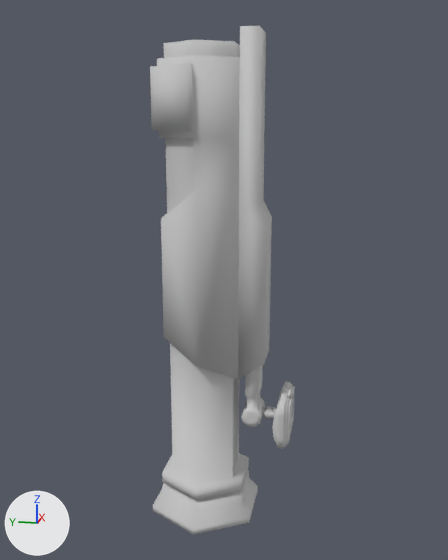
Two versions of the FBX model VERTICAL SLICE V_1.5/Assets/Models/Computer/Computer.FBX, one commit apart.
Camera for both pictures: a 50 mm lens placed at (-10.56, -2.26, 7.09), pointed at (0.03, -0.14, 4.44). Lighting does not change. The marker at lower left points along +X, +Y and +Z. Where no turn or scale is listed for an object, it has been applied to the vertices. Vertices at the same position are counted once.

Names of what the first picture shows: 'Eixo01', 'Eixo02', 'Eixo03', 'Monitor', 'Terminal'.
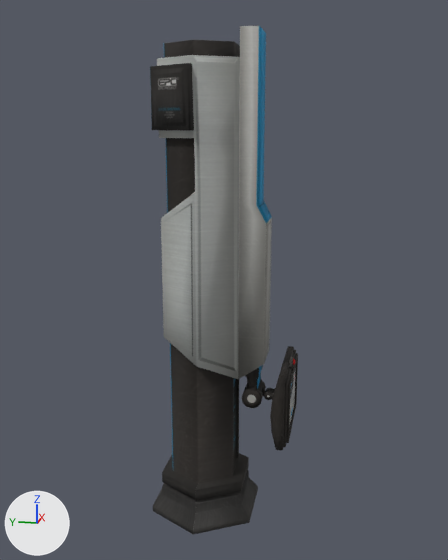
Edits to the bpy script that builds the scene:
```text
Add img_computerdiffusemap_png:
    img_computerdiffusemap_png = load_image('ComputerDiffuseMap.png', '../../Textures/Computer/ComputerDiffuseMap.png', 2048, 2048, 'sRGB')
Add img_computerspecularmap_png:
    img_computerspecularmap_png = load_image('ComputerSpecularMap.png', '../../Textures/Computer/ComputerSpecularMap.png', 2048, 2048, 'Non-Color')
Change mat_computer:
    where n0 = _N.new('ShaderNodeBsdfPrincipled'); n0.name = 'Principled BSDF'
    remove n0.inputs[0].default_value = (0.588, 0.588, 0.588, 1.0)  # 'Base Color', light grey #cacaca
    add n2 = _N.new('ShaderNodeTexImage'); n2.name = 'Image Texture'
    add n2.image = img_computerdiffusemap_png
    add n3 = _N.new('ShaderNodeTexImage'); n3.name = 'Image Texture.001'
    add n3.image = img_computerspecularmap_png
    add _L.new(n2.outputs[0], n0.inputs[0])  # 'Color' to 'Base Color'
    add _L.new(n3.outputs[0], n0.inputs[13])  # 'Color' to 'Specular IOR Level'
Change me_terminal_ncl1_1:
    where me_terminal_ncl1_1.from_pydata(...)  # 192 vertices, 352 faces; spans x -1.08..1.08, y -1.13..0.93, z -4.6..4.04
    used by ob_terminal; location = (0.0, 0.2, 4.58)
    me_terminal_ncl1_1 part 1: the whole mesh is moved by (0.0, 0.1, 0.28)
Add me_monitor01_ncl1_1:
    me_monitor01_ncl1_1.from_pydata(...)  # 426 vertices, 812 faces; spans x -0.88..0.88, y -0.17..0.17, z -0.69..0.69
    me_monitor01_ncl1_1.materials.append(mat_computer)
Add me_tela_ncl1_1:
    me_tela_ncl1_1.from_pydata(...)  # 49 vertices, 72 faces; spans x -0.732..0.732, y 0.0, z -0.479..0.479
    me_tela_ncl1_1.materials.append(mat_computer)
Remove ob_monitor:
    ob_monitor = bpy.data.objects.new('Monitor', me_monitor_ncl1_1)
    ob_monitor.location = (0.0, -1.29, 2.01)
Change ob_eixo02:
    ob_eixo02.location: (0.0, -0.71, 1.97) -> (0.0, -0.71, 2.34)
Change ob_terminal:
    ob_terminal.location: (0.0, 0.2, 4.58) -> (0.0, 0.1, 4.3)
Change ob_eixo01:
    ob_eixo01.location: (0.0, -0.71, 1.97) -> (0.0, -0.71, 2.34)
Change ob_eixo03:
    ob_eixo03.location: (0.0, -0.99, 1.97) -> (0.0, -0.99, 2.34)
Add ob_monitor01:
    ob_monitor01 = bpy.data.objects.new('Monitor01', me_monitor01_ncl1_1)
    ob_monitor01.location = (0.0, -1.29, 2.4)
Add ob_tela:
    ob_tela = bpy.data.objects.new('Tela', me_tela_ncl1_1)
    ob_tela.location = (0.0, -1.41, 2.34)
```

Where the change shows, as pixel boxes (x1, y1, x2, y2) in the pictures (448 x 560 px):
'Terminal', surface changed, moved: (150, 26, 272, 535) in both
'Monitor01', added: after (270, 346, 298, 450)
'Eixo01', surface changed, moved: before (241, 365, 265, 427); after (242, 365, 266, 408)
'Monitor', deleted: before (272, 382, 295, 449)
'Tela', added: after (290, 367, 296, 422)
'Eixo03', surface changed, moved: before (264, 406, 276, 419); after (264, 389, 275, 400)
'Eixo02', surface changed, moved: before (262, 406, 274, 415); after (262, 388, 274, 396)
